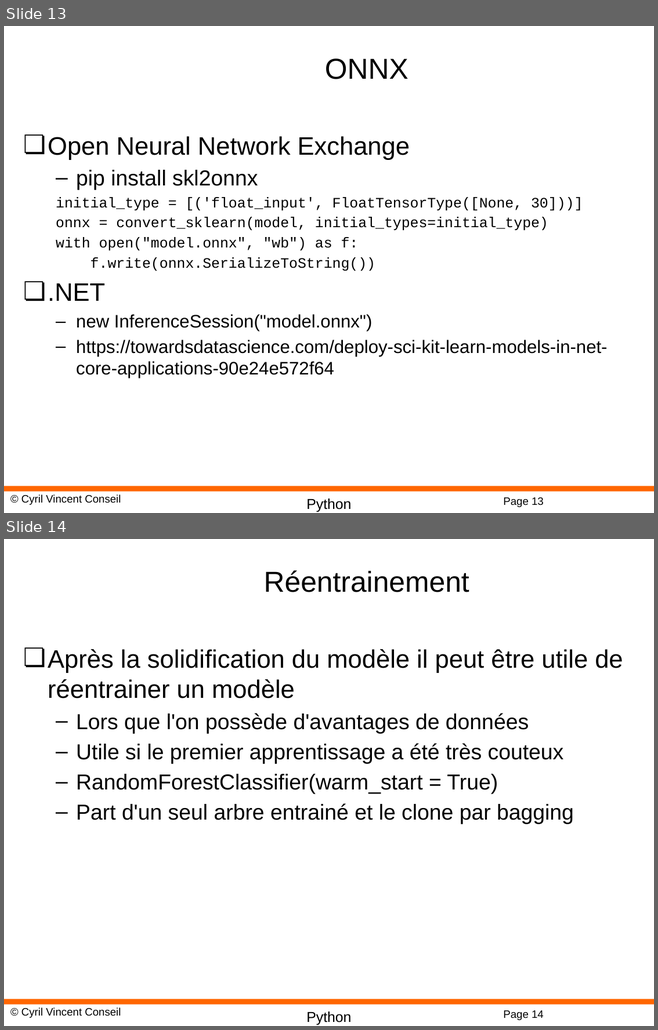
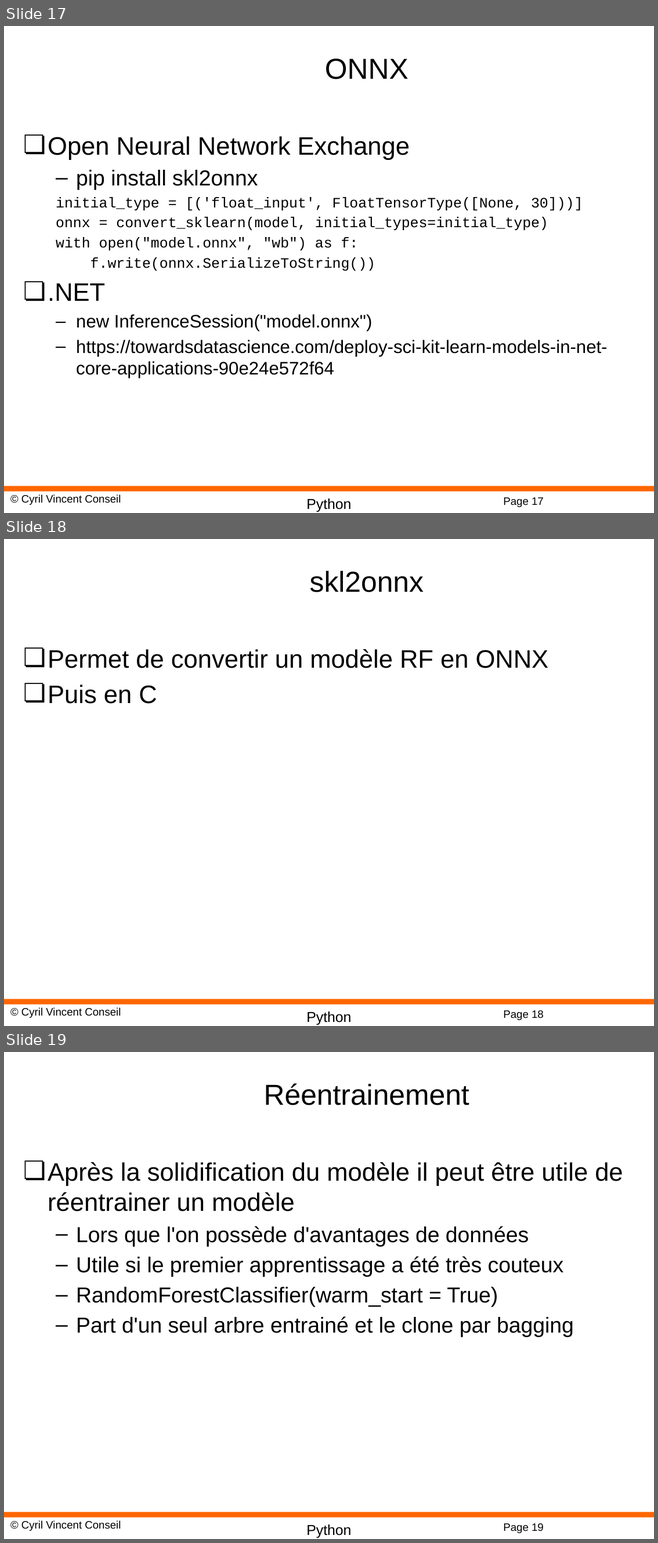
Before and after one commit to cyrilvincent/ML, a slide deck: PPT/MachineLearning15-RandomForest.pptx. Shown one above the other, each under a label of ours: slides 13 and 14 before the commit, slides 17, 18 and 19 after it. The pictures are 658x1030 and 658x1543 pixels, drawn with LibreOffice and Linux fonts; fonts in the diff are those of the drawing; background and template pictures are left out. Boxes give left, top, right and bottom in pixels: in the first picture for what was removed or moved away, otherwise in the second. Text is boxed around its words. In the diff, an @@ line names an element or a change of style, - is before the commit and + after.

```diff
--- a/PPT/MachineLearning15-RandomForest.pptx
+++ b/PPT/MachineLearning15-RandomForest.pptx
@@ slide 18 added at bbox=[4, 539, 654, 1026], background #FFFFFF; not listed: 4 template elements that a slide beside it also shows @@
@@ title added at bbox=[310, 571, 423, 592], 32 pt, text #000000 @@
+skl2onnx
@@ text added at bbox=[48, 649, 549, 704], 28 pt, text #000000 @@
+❏ Permet de convertir un modèle RF en ONNX
+❏ Puis en C
@@ what was slide 13 is now slide 17 @@
@@ page number at bbox=[503, 498, 543, 507]: text changed @@
-Page 13
+Page 17
@@ what was slide 14 is now slide 19 @@
@@ page number at bbox=[503, 1524, 543, 1533]: text changed @@
-Page 14
+Page 19
```
Also in this commit, not shown: 4 other slides added, 8 other files.
